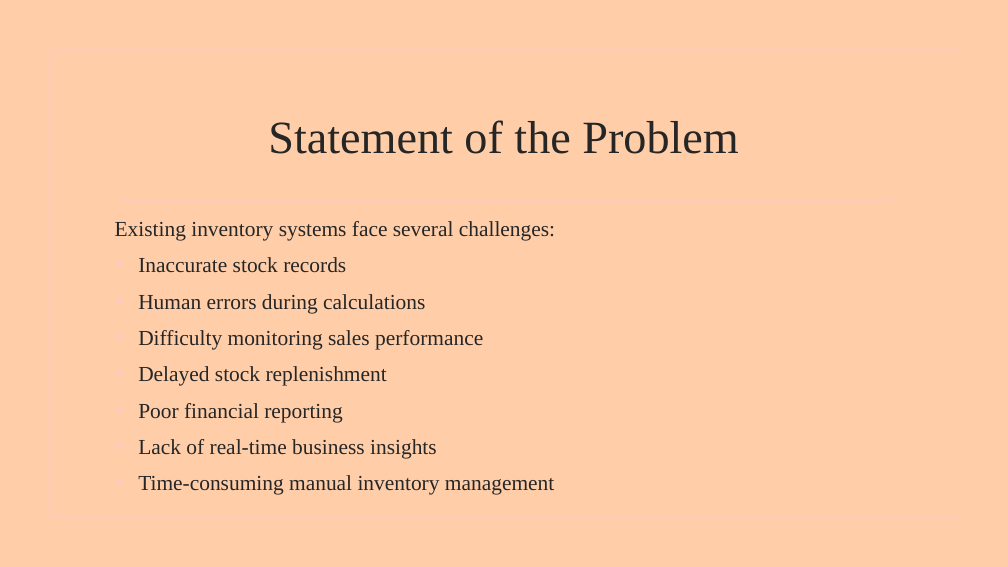
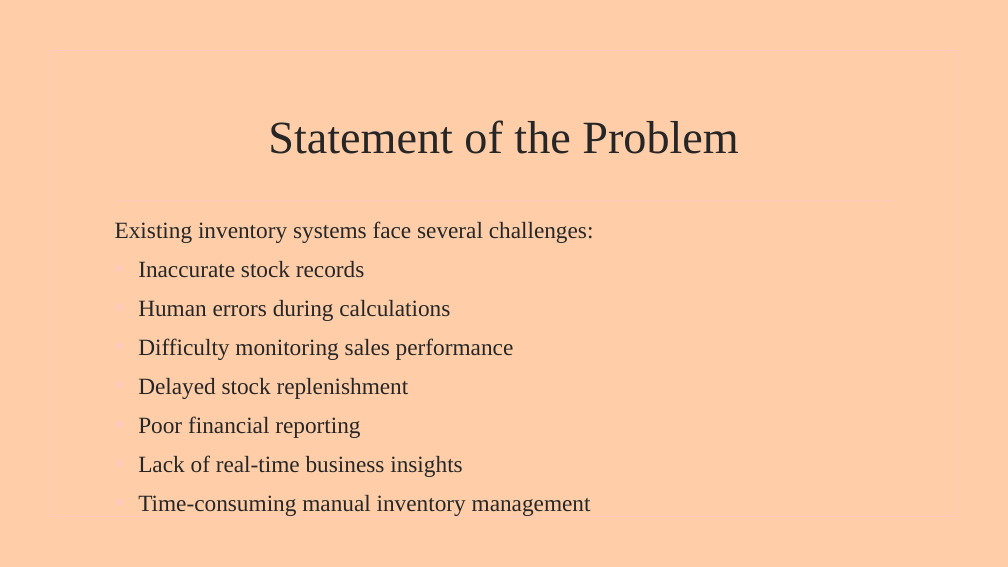
Before and after one commit to Ayomikun721/PYTHON-SYNTHAX, a slide deck: slide 5 of AYOMIKUN PYTHON SYNTHAX.pptx. Drawn at 1008x567 pixels with LibreOffice and Linux fonts; fonts in the diff are those of the drawing; background and template pictures are left out. Boxes give left, top, right and bottom in pixels: in the first picture for what was removed or moved away, otherwise in the second. Text is boxed around its words. In the diff, an @@ line names an element or a change of style, - is before the commit and + after.

```diff
--- a/AYOMIKUN PYTHON SYNTHAX.pptx
+++ b/AYOMIKUN PYTHON SYNTHAX.pptx
@@ text "Existing inventory systems face several ..." at bbox=[115, 221, 594, 516]: size 20.4 to 22.2 pt @@
```
Also in this commit, not shown: 13 other slides changed, 3 slides added, 1 slide removed, 1 other file.
